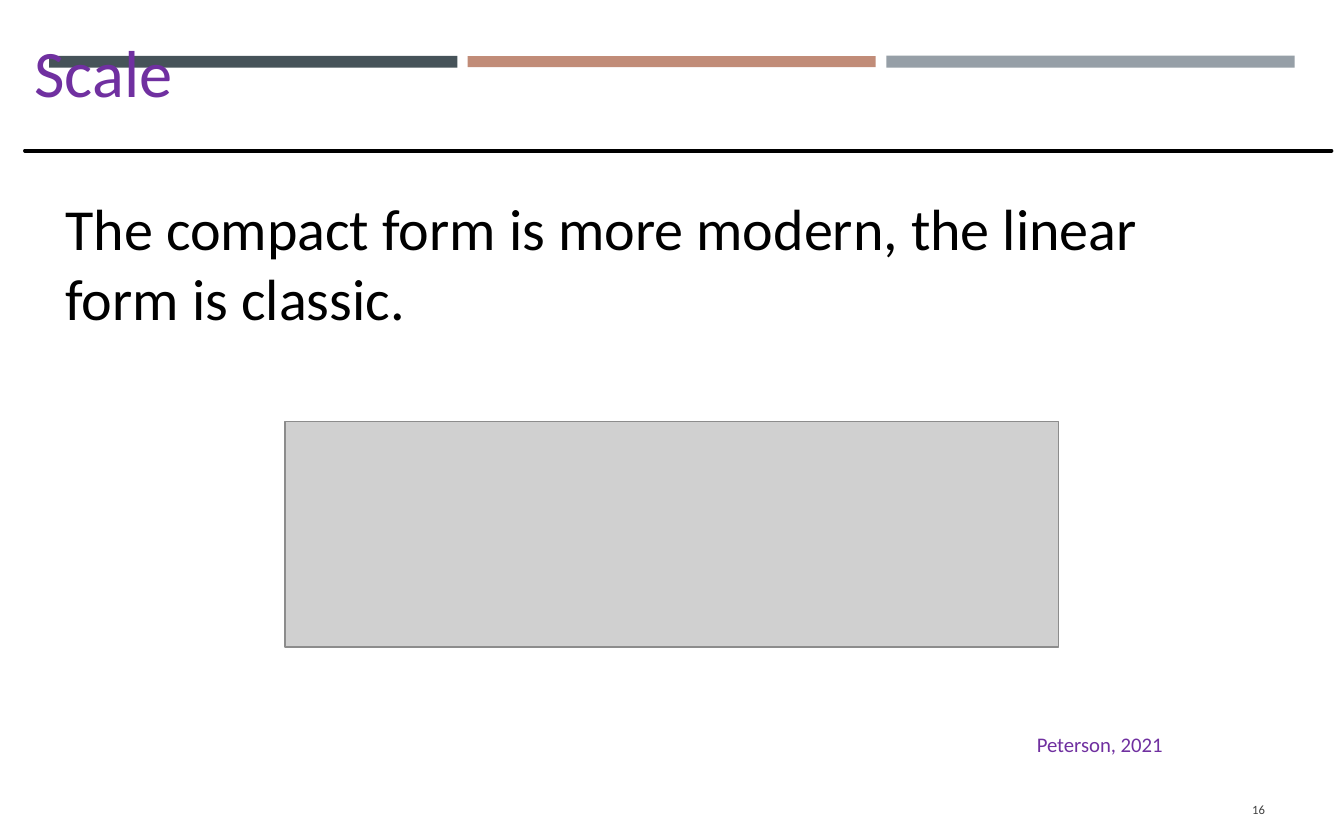
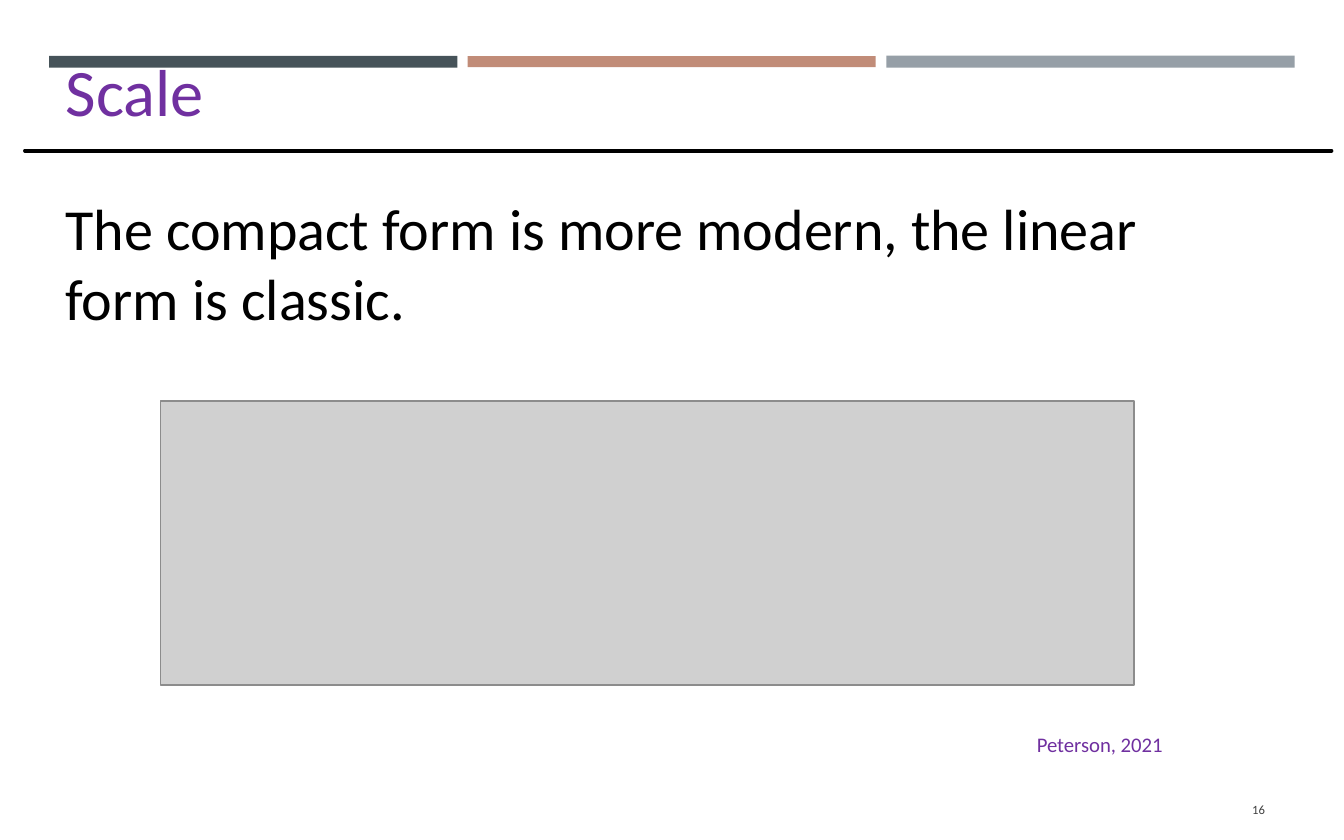
Before and after one commit to gisynw/GIS_I, a slide deck: slide 16 of docs/Lectures/Week07/Lecture07_GEOG2475_Thursday.pptx. Drawn at 1344x840 pixels with LibreOffice and Linux fonts; fonts in the diff are those of the drawing; grey boxes stand for pictures. Boxes give left, top, right and bottom in pixels: in the first picture for what was removed or moved away, otherwise in the second. Text is boxed around its words. In the diff, an @@ line names an element or a change of style, - is before the commit and + after.

```diff
--- a/docs/Lectures/Week07/Lecture07_GEOG2475_Thursday.pptx
+++ b/docs/Lectures/Week07/Lecture07_GEOG2475_Thursday.pptx
@@ text "Scale" rewrapped from <box>34,51,172,98</box> to <box>66,61,204,117</box> @@
@@ picture: place and size @@
-picture at <box>285,421,1059,647</box>
+picture at <box>160,402,1133,685</box>
```
Also in this commit, not shown: 13 other slides changed, 1 slide added, 10 other files.
